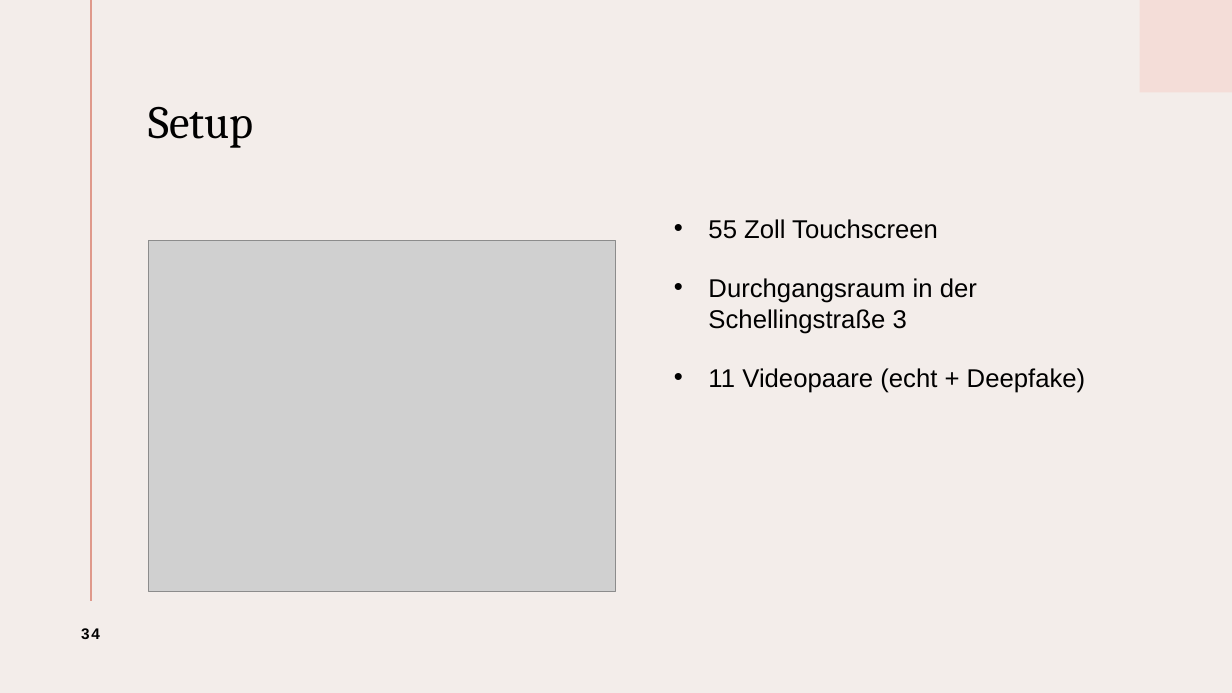
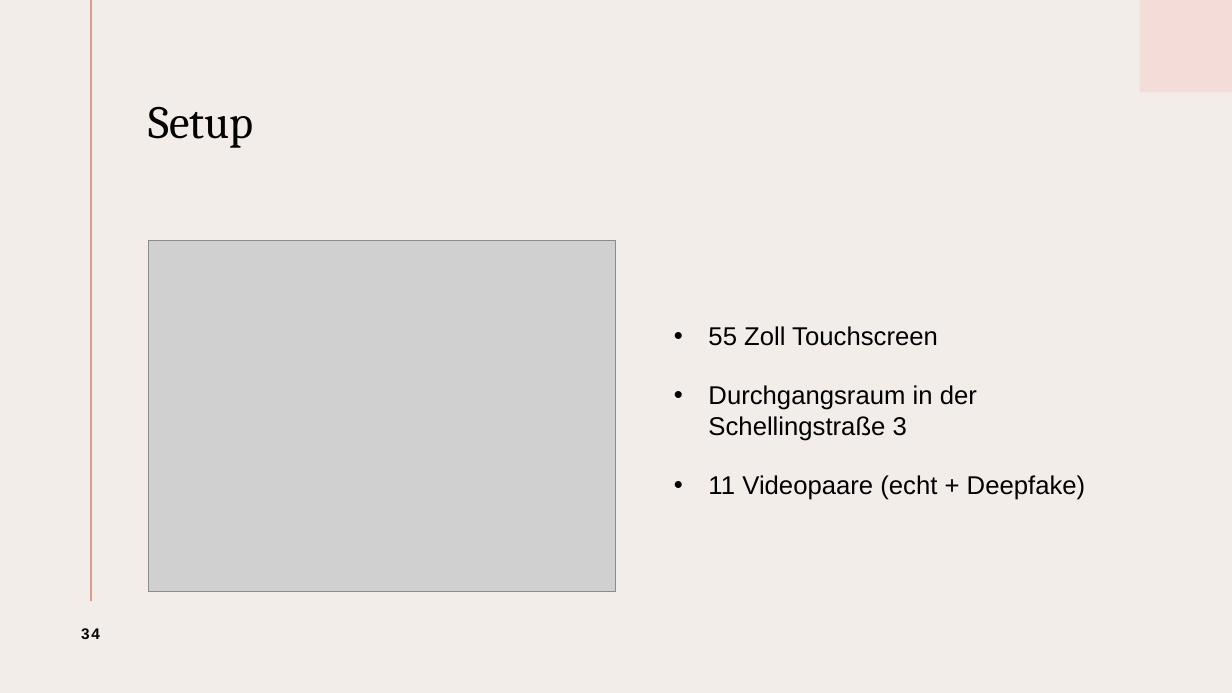
Before and after one commit to ToniHantschmann/deepfake_detector, a slide deck: slide 34 of presentation/presentation.pptx. Drawn at 1232x693 pixels with LibreOffice and Linux fonts; fonts in the diff are those of the drawing; grey boxes stand for pictures. Boxes give left, top, right and bottom in pixels: in the first picture for what was removed or moved away, otherwise in the second. Text is boxed around its words. In the diff, an @@ line names an element or a change of style, - is before the commit and + after.

```diff
--- a/presentation/presentation.pptx
+++ b/presentation/presentation.pptx
@@ text "55 Zoll Touchscreen": place and size @@
-text "55 Zoll Touchscreen" at bbox=[708, 219, 1086, 393]
+text "55 Zoll Touchscreen" at bbox=[708, 326, 1086, 500]
```
Also in this commit, not shown: 6 other slides changed, 9 slides added, 1 slide removed.
